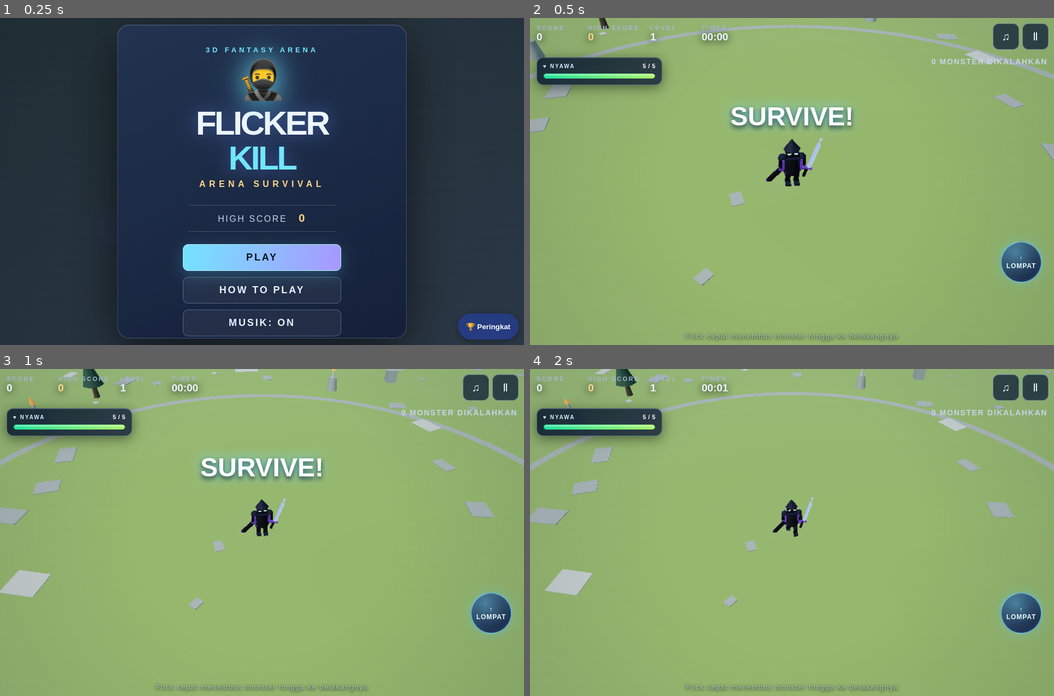
Above: before the commit, frames 1-4 (two rows, left to right).
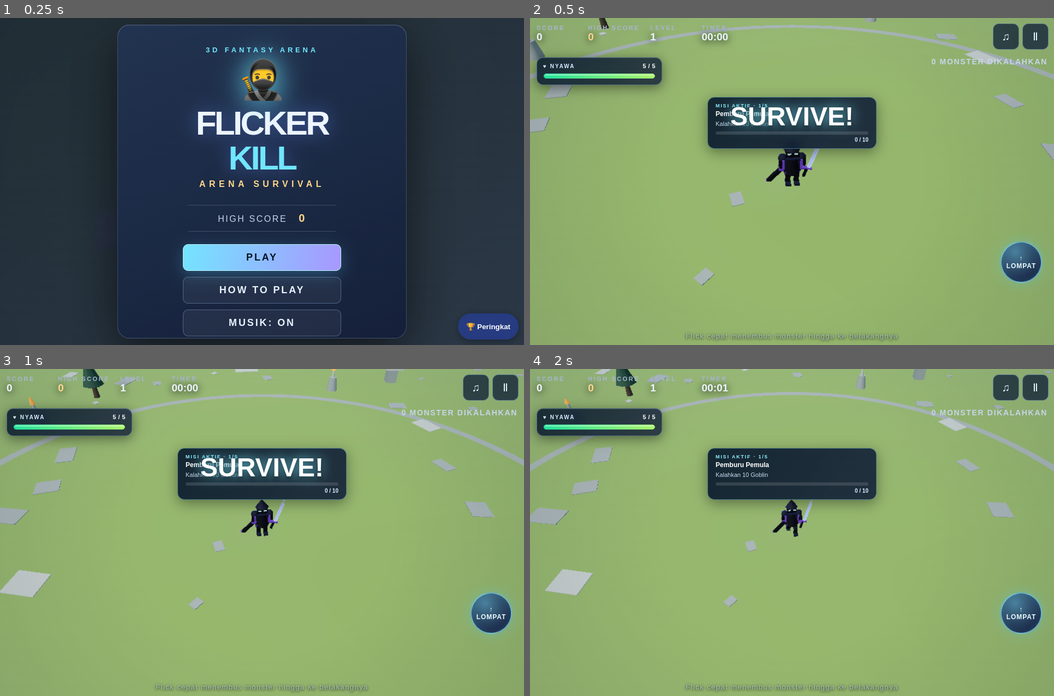
Above: after the commit, the same moments.

Repository: vexelkang-cell/gamepai
Game: browser game, page games/fliker-kill/index.html
Same seed, same stepped clock (60 frames per second), same inputs: the game is played once before the commit and once after it.
Inputs (mouse positions are in pixels of both pictures, inside the frame that each line leads up to):
- Up to frame 1 (0.25 s): no input
- Up to frame 2 (0.5 s): click "PLAY" at 0.27 s
- Up to frame 3 (1 s): no input
- Up to frame 4 (2 s): hold Up 1.03-1.33 s; click (792, 565) at 1.07 s; hold Up 1.38-1.62 s; click (687, 499) at 1.67 s; hold Up 1.67-1.97 s

Frame 1 is identical in both runs. In frame 2, 5.1% of the frame differs, in the area x 33-67%, y 24-43%; in frame 3, 5.2%; in frame 4, 5.8%.

Commit message:
Add sequential adventure mission system to Flicker Kill

Diff:
--- a/games/fliker-kill/index.html
+++ b/games/fliker-kill/index.html
@@ -25,6 +25,17 @@
 html,body{width:100%;height:100%;overscroll-behavior:none}body{position:fixed;inset:0;overflow:hidden;-webkit-touch-cal …(1287 unchanged characters)…
 @media(max-width:700px){.hud-top{gap:5px;padding-right:108px;flex-wrap:nowrap}.stat{min-width:0}.label{font-size:clamp( …(652 unchanged characters)…
 @media(max-height:500px){.overlay{align-items:safe center}.panel{width:min(100%,580px);padding:12px 18px}.hero-mark{fon …(580 unchanged characters)…
+
+/* Mission HUD */
+#mission-panel{position:fixed;top:145px;left:50%;transform:translateX(-50%);width:min(310px,calc(100vw - 34px));padding:10px 14px;border:1px solid #8fefff66;border-radius:13px;background:linear-gradient(120deg,#07182be8,#111d37df);box-shadow:0 6px 24px #0006;backdrop-filter:blur(9px);pointer-events:none;z-index:4}
+#mission-kicker{font-size:9px;letter-spacing:.2em;color:#8fefff;font-weight:800}
+#mission-title{font-family:"Unbounded",sans-serif;font-size:12px;font-weight:800;margin:3px 0 5px;color:#fff}
+#mission-desc{font-size:11px;color:#c8d9ee}
+#mission-progress-track{height:6px;background:#ffffff20;border-radius:8px;overflow:hidden;margin-top:8px}
+#mission-progress-fill{height:100%;width:0;background:linear-gradient(90deg,#42d9ff,#7bffbd);border-radius:8px;transition:width .2s}
+#mission-count{font-size:10px;color:#d9edff;text-align:right;margin-top:4px;font-weight:800}
+@media(max-width:700px){#mission-panel{top:145px;width:min(280px,calc(100vw - 28px));padding:8px 11px}#mission-title{font-size:10px}#mission-desc{font-size:10px}}
+@media(max-height:500px){#mission-panel{top:112px;left:12px;transform:none;width:235px;padding:6px 9px}#mission-title{font-size:10px}#mission-desc{font-size:9px}}
 </style>
   <script src="/_sdk/9004216d282a9ba4.data_sdk.js" type="text/javascript" integrity="sha512-/mzxa459qqFtJ+3zVo1SrEfPBeA3N/1qyd1xQiMsOJYiGSyYcFhqn79DaV8lbrFwJURsFyIdrdQms9lzsNzptA=="></script>
   <script src="/_sdk/da84da91ddc761f8.editing_sdk.js" type="text/javascript" integrity="sha512-+i8UqZoLJafKFo2hLASVxyPgXjPGDHqTbMKFge2vXfp6axm9knghh+474gc250CGH9YxpI5zViZ0NNqgNphvVg=="></script>
@@ -56,6 +67,7 @@
      <div id="combo" class="combo"></div>
     </div>
    </div>
+   <div id="mission-panel" aria-live="polite"><div id="mission-kicker">MISI AKTIF · 1/5</div><div id="mission-title">Pemburu Pemula</div><div id="mission-desc">Kalahkan 10 Goblin</div><div id="mission-progress-track"><div id="mission-progress-fill"></div></div><div id="mission-count">0 / 10</div></div>
    <div id="attack-name" class="canva-tag" aria-live="polite"></div>
    <button id="jump-btn" type="button" aria-label="Lompat">↑<br>LOMPAT</button>
    <button id="music-btn" class="canva-button" type="button" aria-label="Matikan musik" title="Musik">♫</button> <button id="pause-btn" class="canva-button" type="button" aria-label="Jeda permainan" title="Pause">Ⅱ</button>
@@ -177,6 +189,16 @@
 g.userData={body,torso,scarf,legs,arms,sword,rim,mode:'idle',modeTime:0,phase:0,weight:0,velocity:new THREE.Vector3(),contact:[false,false]};scene.add(g);return g}
 const hero=ninja();hero.position.set(0,0,0);
 const types={goblin:{color:0x65b66c,size:.7,speed:2.15,points:10,hp:1.2},skeleton:{color:0xd9dacb,size:.82,speed:3.05,points:15,hp:1.6},orc:{color:0x728c4e,size:1.3,speed:1.55,points:25,hp:2.4},demon:{color:0x9e435e,size:1.48,speed:2.65,points:50,hp:3.2}};
+const missions=[
+ {name:'Pemburu Pemula',type:'goblin',label:'Goblin',target:10,reward:100},
+ {name:'Tulang Berjalan',type:'skeleton',label:'Skeleton',target:8,reward:150},
+ {name:'Sang Penguasa',type:'orc',label:'Orc',target:5,reward:200},
+ {name:'Gerbang Kegelapan',type:'demon',label:'Demon',target:3,reward:300},
+ {name:'Penjaga Arena',type:'demon',label:'Demon',target:8,reward:500}
+];
+try{missionIndex=Math.min(missions.length-1,Math.max(0,Number(localStorage.getItem('flicker-mission-index'))||0));missionProgress=Math.max(0,Number(localStorage.getItem('flicker-mission-progress'))||0)}catch(e){}
+function updateMissionHud(){const m=missions[missionIndex];$('mission-kicker').textContent='MISI AKTIF · '+(missionIndex+1)+'/'+missions.length;$('mission-title').textContent=m.name;$('mission-desc').textContent='Kalahkan '+m.target+' '+m.label;$('mission-progress-fill').style.width=Math.min(100,missionProgress/m.target*100)+'%';$('mission-count').textContent=Math.min(missionProgress,m.target)+' / '+m.target}
+function advanceMission(){const m=missions[missionIndex];score+=m.reward;announcement('MISI SELESAI · +'+m.reward+' KOIN');sound('combo');burst(hero.position,0xffd47a,28);if(missionIndex<missions.length-1){missionIndex++;missionProgress=0;missionDelay=1.8;try{localStorage.setItem('flicker-mission-index',String(missionIndex));localStorage.setItem('flicker-mission-progress','0')}catch(e){}updateMissionHud()}else{announcement('SEMUA MISI SELESAI! ARENA DITAKLUKKAN');try{localStorage.setItem('flicker-mission-index','0');localStorage.setItem('flicker-mission-progress','0')}catch(e){}missionIndex=0;missionProgress=0;missionDelay=2.5;updateMissionHud()}updateHud()}
 const monsterMats={
  goblin:mat(0x64a84e),goblinDark:mat(0x263e2a),leather:mat(0x79503a),gold:mat(0xd9a94d),
  bone:mat(0xe5ddc4),boneShade:mat(0x817b70),eyeRed:new THREE.MeshBasicMaterial({color:0xff4b3e}),
@@ -233,7 +255,7 @@
  g.scale.setScalar(t.size);scene.add(g);
  return{group:g,body:b,parts,type,speed:t.speed,hp:t.hp,maxHp:t.hp,attack:0,phase:rand()*6,dead:false,death:0};
 }
-let enemies=[],effects=[],projectiles=[],shurikenClock=0,state='menu',score=0,high=0,kills=0,level=1,elapsed=0,lives=5,combo=0,lastKill=-10,spawnClock=0,invuln=0,attackAnim=0,teleportAnim=0,shake=0,moveTime=0,announceTimer=0,footClock=0;
+let enemies=[],effects=[],projectiles=[],shurikenClock=0,state='menu',score=0,high=0,kills=0,level=1,elapsed=0,lives=5,combo=0,lastKill=-10,spawnClock=0,invuln=0,attackAnim=0,teleportAnim=0,shake=0,moveTime=0,announceTimer=0,footClock=0,missionIndex=0,missionProgress=0,missionDelay=0;
 let attackState=null;let jumpTime=0,jumpVelocity=0;const jumpDuration=.78;
 try{high=Number(localStorage.getItem('flicker-kill-high')||0)||0}catch(e){}
 $('menu-high').textContent=high;
@@ -243,18 +265,18 @@
 function tone(freq,duration=.12,kind='sine',volume=.06,end=freq){if(!audio)return;const o=audio.createOscillator(),v=au …(347 unchanged characters)…
 function sound(name){if(name==='step')tone(115,.04,'triangle',.015,65);if(name==='slash')tone(740,.17,'sawtooth',.045,1 …(361 unchanged characters)…
 function announcement(text){$('announcement').textContent=text;$('announcement').classList.add('show');announceTimer=1.5}
-function updateHud(){ $('score').textContent=score;$('high').textContent=high;$('level').te …(419 unchanged characters)…
+function updateHud(){ $('score').textContent=score;updateMissionHud();$('high').textContent=high;$('level').te …(419 unchanged characters)…
 function fmt(t){const n=Math.floor(t);return String(Math.floor(n/60)).padStart(2,'0')+':'+String(n%60).padStart(2,'0')}
 function hideOverlays(){for(const id of ['menu','help','paused','over'])$(id).classList.remove('active')}
 function disposeEffect(obj){obj.traverse(n=>{if(n.isMesh){n.geometry.dispose();if(Array.isArray(n.material))n.material.forEach(m=>m.dispose());else n.material.dispose()}})}
 function disposeMonster(group){group.traverse(n=>{if(n.isMesh)n.geometry.dispose()})}
 function clearEnemies(){for(const e of enemies){scene.remove(e.group);disposeMonster(e.group)}enemies=[];for(const p of …(246 unchanged characters)…
-function start(){initAudio();clearEnemies();jumpTime=0;shurikenClock=0;score=0;kills …(355 unchanged characters)…
+function start(){initAudio();clearEnemies();try{missionIndex=Math.min(missions.length-1,Math.max(0,Number(localStorage.getItem('flicker-mission-index'))||0));missionProgress=Math.max(0,Number(localStorage.getItem('flicker-mission-progress'))||0)}catch(e){}missionDelay=0;updateMissionHud();jumpTime=0;shurikenClock=0;score=0;kills …(355 unchanged characters)…
 function menu(){state='menu';jumpTime=0;pointer.down=false;attackState=null;attackAnim=0;teleportAnim=0;$('attack-name' …(216 unchanged characters)…
 function pause(){if(state!=='playing')return;state='paused';pointer.down=false;$('paused').classList.add('active')}
 function resume(){if(state!=='paused')return;state='playing';$('paused').classList.remove('active');lastFrame=performance.now()}
 function gameOver(){state='over';pointer.down=false;sound('over');$('final-score').textContent=score;$('final-kills').textContent=kills;$('final-time').textContent=fmt(elapsed);$('final-level').textContent=level;$('over').classList.add('active')}
-function spawn(){const cap=Math.min(maxEnemies,4+level*(qual …(239 unchanged characters)… on.z+Math.sin(angle)*dist,-46,46);const r=rand();let type=r<.4?'goblin':r<.69?'skeleton':'orc';if(level>=5&&r>.88)type='demon';enemies.push(monster(type,x,z))}
+function spawn(){const cap=Math.min(maxEnemies,4+level*(qual …(239 unchanged characters)… on.z+Math.sin(angle)*dist,-46,46);const type=missions[missionIndex].type;enemies.push(monster(type,x,z))}
 function launchShuriken(target){const shape=new THREE.Shape();for(let i=0;i<8;i++){const a=-Math.PI/2+i*Math.PI/4,r=i%2 …(496 unchanged characters)…
 function updateShurikens(dt){shurikenClock+=dt;if(shurikenClock>=1.6){shurikenClock=0;if(projectiles.length<4){let targ …(751 unchanged characters)…
 function fx(obj,life,update){if(effects.length>=maxEffects){const oldest=effects.shift();scene.remove(oldest.obj);disposeEffect(oldest.obj)}scene.add(obj);effects.push({obj,life,max:life,update})}
@@ -273,7 +295,7 @@
  shake=Math.max(shake,.12);
 }
 function floating(points,pos){const p=pos.clone();p.y+=2.3;p.project(camera);const node=document.createElement('div');n …(184 unchanged characters)…
-function kill(e){if(e.dead)return;e.dead=true;e.death=.38;kills++;combo=elapsed-lastKill<=3?combo+1:1;last …(470 unchanged characters)…
+function kill(e){if(e.dead)return;e.dead=true;e.death=.38;kills++;if(e.type===missions[missionIndex].type&&missionDelay<=0){missionProgress++;try{localStorage.setItem('flicker-mission-progress',String(missionProgress))}catch(err){}if(missionProgress>=missions[missionIndex].target)advanceMission();else updateMissionHud()}combo=elapsed-lastKill<=3?combo+1:1;last …(470 unchanged characters)…
 function flick(dx,dy){if(state!=='playing')return;const angle=Math.atan2(dx,dy),direction=new THREE.Vector3(dx,0,dy).normalize(),origin=hero.position.clone();const flickDistance=10,destination=origin.clone().addScaledVector(direction,flickDistance);let target=null,best=Infinity;
 const path=destination.clone().sub(origin),lengthSq=path.lengthSq(),hitRadius=e=>types[e.type].size*.8+.85;
 for(const e of enemies){if(e.dead)continue;const rel=e.group.position.clone().sub(origin),t=lengthSq?rel.dot(path)/leng …(256 unchanged characters)…
@@ -300,7 +322,7 @@
 const camGoal=new THREE.Vector3();let lastFrame=performance.now(),fpsSampleTime=lastFrame,fpsFrames=0,lowFpsTime=0,highFpsTime=0;
 function frame(now){requestAnimationFrame(frame);const dt=Math.min((now-lastFrame)/1000,.05);lastFrame=now;fpsFrames++; …(753 unchanged characters)…
 if(state==='playing'){
-elapsed+=dt;const next=1+Math.floor(elapsed/25);if(n …(104 unchanged characters)…
+elapsed+=dt;if(missionDelay>0){missionDelay=Math.max(0,missionDelay-dt);if(missionDelay===0){announcement('MISI BARU · '+missions[missionIndex].name);spawnClock=0}}const next=1+Math.floor(elapsed/25);if(n …(104 unchanged characters)…
 if(elapsed-lastKill>3&&combo){combo=0;updateHud()}
 spawnClock+=dt;const interval=Math.max(.48,3.2-(level-1)*.27);if(spawnClock>=interval){spawnClock=0;spawn();if(level>4&&rand()<.28)spawn()}updateShurikens(dt);
 const actualSpeed=move(dt);invuln=Math.max(0,invuln-dt);attackAnim=Math.max(0,attackAnim-dt);teleportAnim=Math.max(0,te …(183 unchanged characters)…
